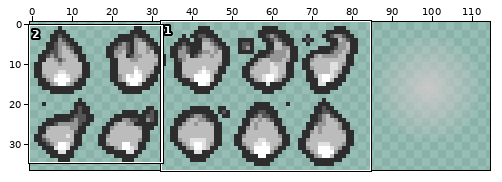
A sprite sheet gets an edit: resources/gfx/familiar/familiar_vesta_lostb.png. Above, an overview of the earlier version with the close-up marked.
Close-up. As it was:
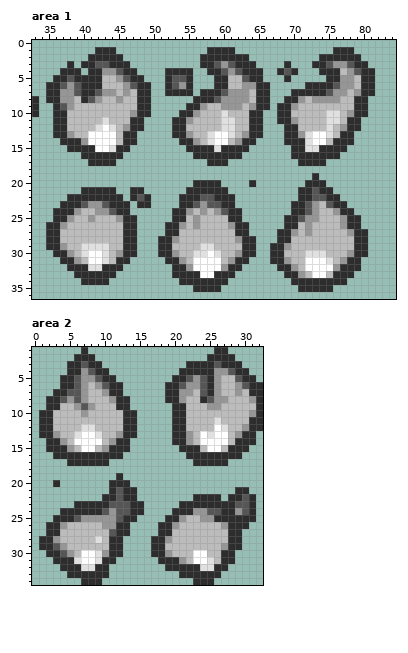
The file is 115x37 pixels. Pixels under 10% opacity are left out. Colours within 5 levels of each other are drawn and written as one. Shown: area 1: x 33..84, y 0..36; area 2: x 0..32, y 1..34.
The result:
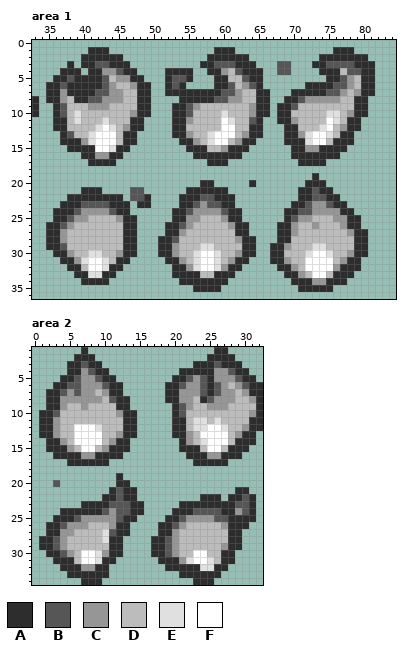
Palette (. is transparent): A #2d2d2d  B #565656  C #969696  D #bcbcbc  E #e0e0e0  F #ffffff
Change:
Changed rows in their new state; - is an unchanged pixel.
Area 1:
first column x 36:
 1 -----A--.-------------.-----------------------
 2 ----A----------------.----------------------A-
 3 ------------------------B-------BB------BB---A
 4 ------------------------CD------B-.-------B---
 5 -------B--C----------------------.-------B----
 6 --AA---BC-DC------A.-----B--B-.----------B----
 7 --AA---B-CD---------A----B-D------------B-----
 8 --DA--BCC---------AA----B--D-------BC---------
 9 --D--CCC---------AABCD--DDD-------B-----------
10 -B-E-------------A-BD-------C-A---------------
11 ---E--------------------F---B----------F------
12 ------------------------FF------------EF------
13 .-B--E-------------------F--------------------
14 -----E----------------------------------------
15 ----------------------DDC-----------CC--------
16 ------CC--------------------------------------
first column x 37:
20 -------------------.--.-----------------
21 ------..--BB----------------------------
22 ----------B-----------------------------
23 ----BB-------------------------------C--
24 --BCC-------------BC-C----------A-B--CC-
25 -BCCD-------------C----C---------BC-D--C
26 BC---------------BCD-----------A-C-DC---
27 C----------------C-----------------D----
28 C---------------B-----------------------
29 B--DDDD---------C-------------------EE--
30 ---DEED-------------F---------------FFE-
31 ---E---------------E--E---------------F-
32 ---DFFE------------E--E-----------------
33 ----EE--------------DD------------------
34 ------------------------------------CC--
Area 2:
first column x 2:
 3 --------------------.--------
 5 -------------------------CC--
 6 -A-B--C-----------------BC---
 7 A-BC--C--------------C--BCCDC
 8 --C-C-CC-B----------C-----C--
 9 --C-DCD------------BC----C---
10 -B---D----C--------B---------
11 -C-------------------EE------
12 -C--FFFE-------------EEF-----
13 ----F--F---------------F-----
14 ------------------.---E------
16 -----CC----------------CC----
first column x 3:
20 B-------.----------------
22 --------------------.----
23 ---.---------------------
24 --------------------BB---
25 ------------------BCC--BB
26 -BCCC--D---------BC------
27 -CC----E---------C-------
28 BC----DE--------BC-------
29 ----------------BC-------
30 ----------------BC-------
31 ---D---------------E-----
32 ----CC-------------------
